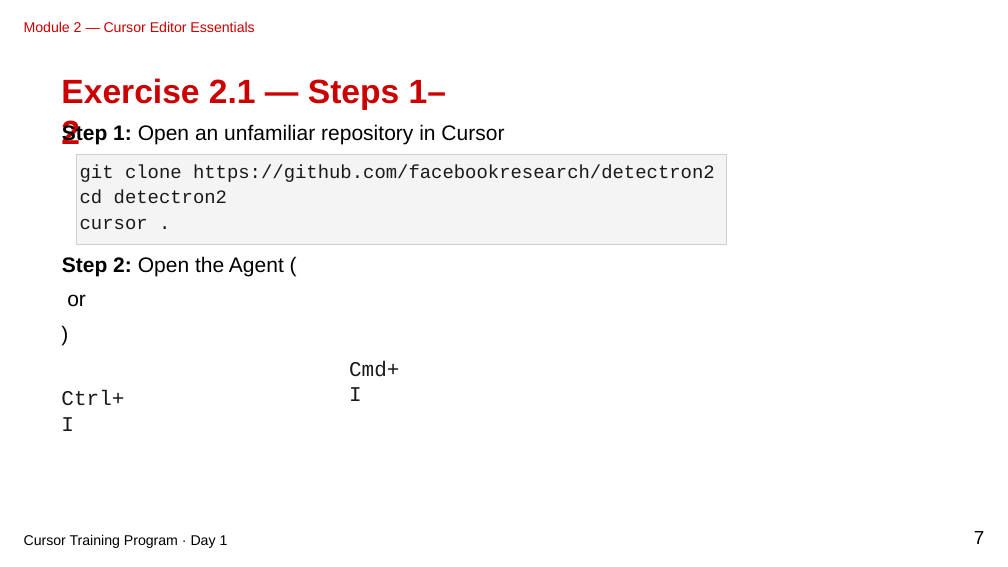
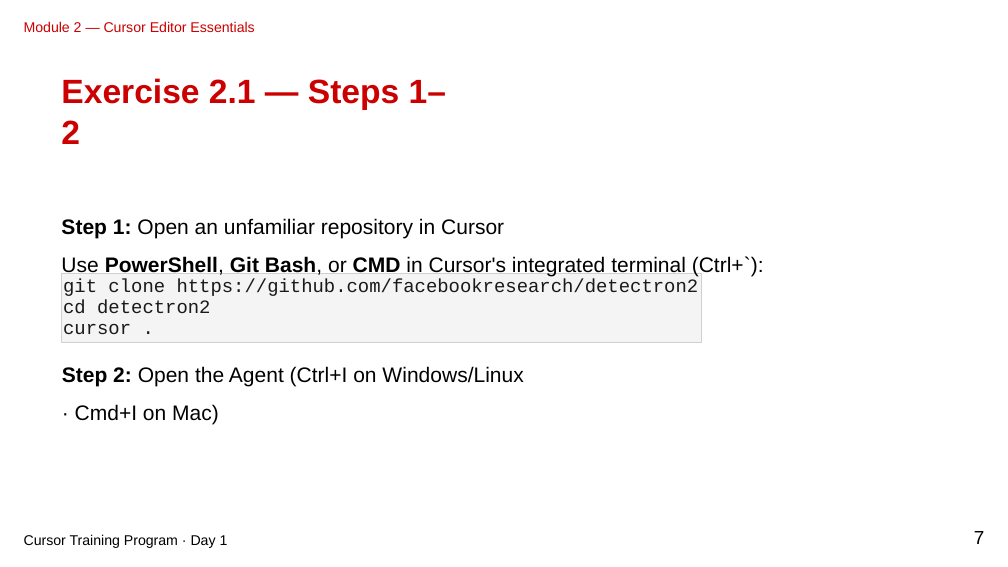
Before and after one commit to gjkaur/cursor_documentation, a slide deck: slide 7 of slides/module-02-marp-editable-clean.pptx. Drawn at 1008x567 pixels with LibreOffice and Linux fonts; fonts in the diff are those of the drawing. Boxes give left, top, right and bottom in pixels: in the first picture for what was removed or moved away, otherwise in the second. Text is boxed around its words. In the diff, an @@ line names an element or a change of style, - is before the commit and + after.

```diff
--- a/slides/module-02-marp-editable-clean.pptx
+++ b/slides/module-02-marp-editable-clean.pptx
@@ text "Exercise 2.1 — Steps 1–2" rewrapped from bbox=[61, 78, 446, 151] to bbox=[61, 78, 446, 144] @@
@@ text removed at bbox=[62, 123, 504, 144] @@
-Step 1: Open an unfamiliar repository in Cursor
@@ text added at bbox=[61, 218, 764, 276], 20 pt, text #000000 @@
+Step 1: Open an unfamiliar repository in Cursor
+Use PowerShell, Git Bash, or CMD in Cursor's integrated terminal (Ctrl+`):
@@ text removed at bbox=[62, 256, 284, 276] @@
-Step 2: Open the Agent (
@@ rectangle "git clone https://github.com/facebookresearch/detectron2": place and size @@
-rectangle "git clone https://github.com/facebookresearch/detectron2" at bbox=[76, 154, 727, 245]
+rectangle "git clone https://github.com/facebookresearch/detectron2" at bbox=[61, 274, 702, 342]
@@ rectangle "git clone https://github.com/facebookresearch/detectron2" at bbox=[61, 274, 702, 342]: line spacing 24pt to 20pt @@
@@ text removed at bbox=[67, 294, 86, 307] @@
-or
@@ text removed at bbox=[61, 321, 86, 349] @@
-)
@@ text added at bbox=[62, 366, 523, 424], 20 pt, text #000000 @@
+Step 2: Open the Agent (Ctrl+I on Windows/Linux · Cmd+I on Mac)
@@ text removed at bbox=[349, 361, 399, 401] @@
-Cmd+I
@@ text removed at bbox=[61, 390, 124, 431] @@
-Ctrl+I
```
Also in this commit, not shown: 47 other slides changed, 12 slides added, 36 other files.
